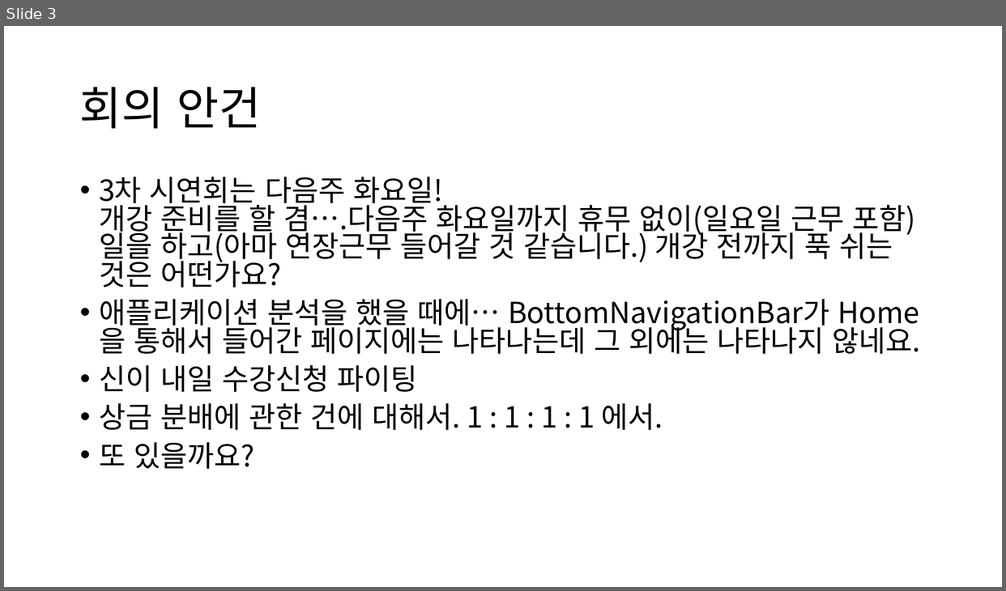
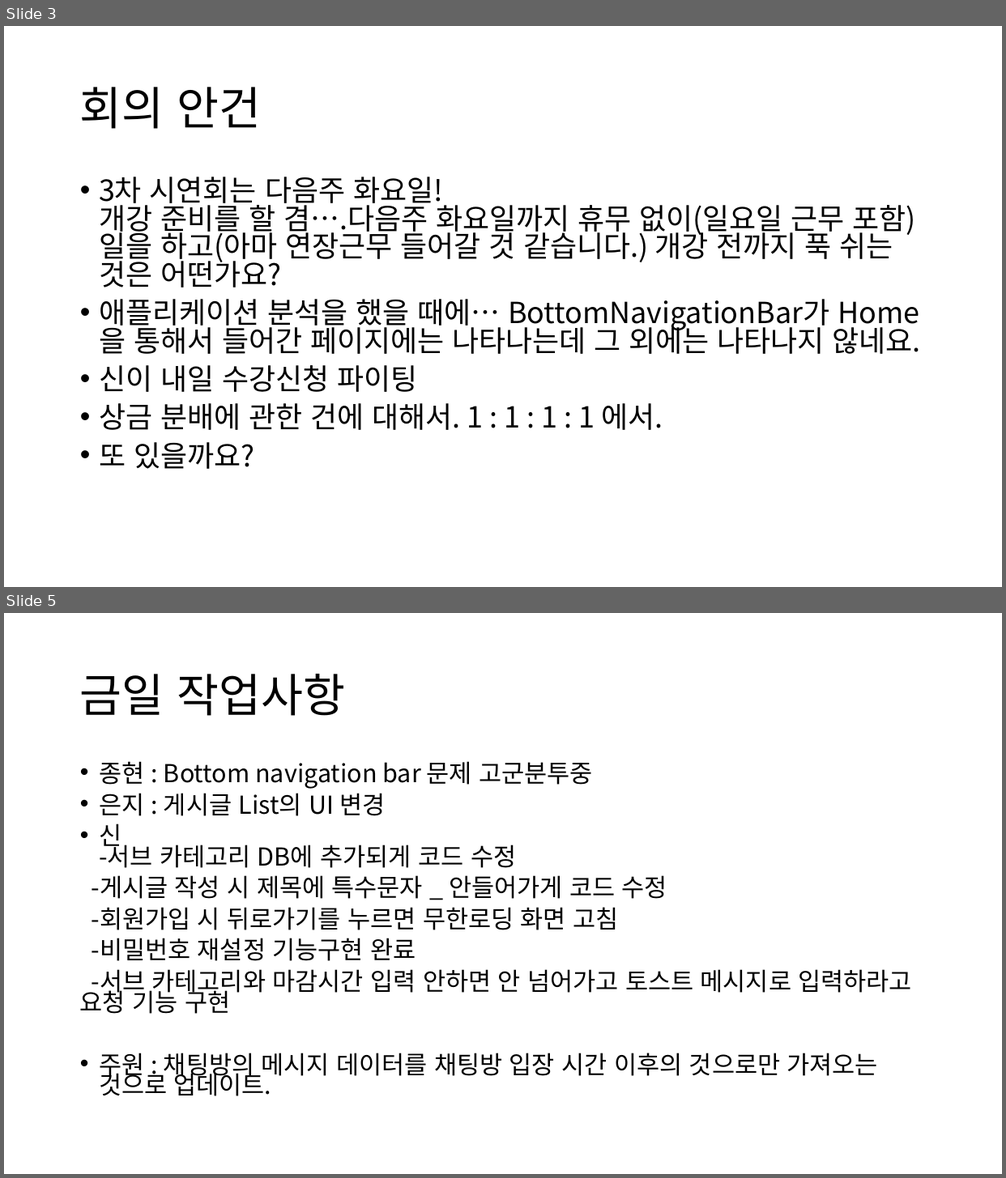
Before and after one commit to jonbee0427/Link2021, a slide deck: 일정/02_02.pptx. Shown one above the other, each under a label of ours: slide 3 before the commit, slides 3 and 5 after it; the slides between them are not shown. The pictures are 1006x591 and 1006x1178 pixels, drawn with LibreOffice and Linux fonts; fonts in the diff are those of the drawing. Boxes give left, top, right and bottom in pixels: in the first picture for what was removed or moved away, otherwise in the second. Text is boxed around its words. In the diff, an @@ line names an element or a change of style, - is before the commit and + after.

Commit message:
사용자 입장시간에 따라서 메시지 데이터 다르게 가져오기
기존에는 사용자가 언제 입장하든 해당 채팅방에 있는 모든 데이터를
가져왔으나, 이번 수정사항을 통해서 채팅방 입장시간 이후에 전달된
메시지를 가져오도록 작업을 했다.

```diff
--- a/일정/02_02.pptx
+++ b/일정/02_02.pptx
@@ slide 5 added at (4, 613, 1002, 1174), background #FFFFFF @@
@@ title added at (80, 674, 346, 716), 44 pt, text #000000 @@
+금일 작업사항
@@ text added at (80, 761, 912, 1097), 23.8 pt, text #000000 @@
+• 종현 : Bottom navigation bar 문제 고군분투중
+• 은지 : 게시글 List의 UI 변경
+• 신
+  -서브 카테고리 DB에 추가되게 코드 수정
+-게시글 작성 시 제목에 특수문자 _ 안들어가게 코드 수정
+-회원가입 시 뒤로가기를 누르면 무한로딩 화면 고침
+-비밀번호 재설정 기능구현 완료
+-서브 카테고리와 마감시간 입력 안하면 안 넘어가고 토스트 메시지로 입력하라고 요청 기능 구현
+• 주원 : 채팅방의 메시지 데이터를 채팅방 입장 시간 이후의 것으로만 가져오는 것으로 업데이트.
```
Also in this commit, not shown: 1 other slide added, 1 slide removed, 8 other files.
